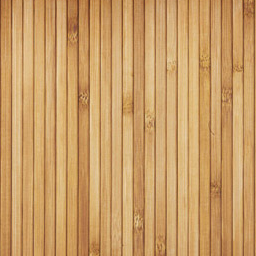
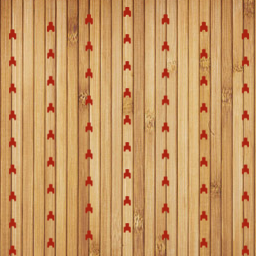
Comparing the layer stacks of the two (256, 256) images. Changes:
renamed "Pasted Layer" to "Layer", painted on it over [9, 7, 249, 256]
painted on "Background" over [9, 7, 249, 256]
